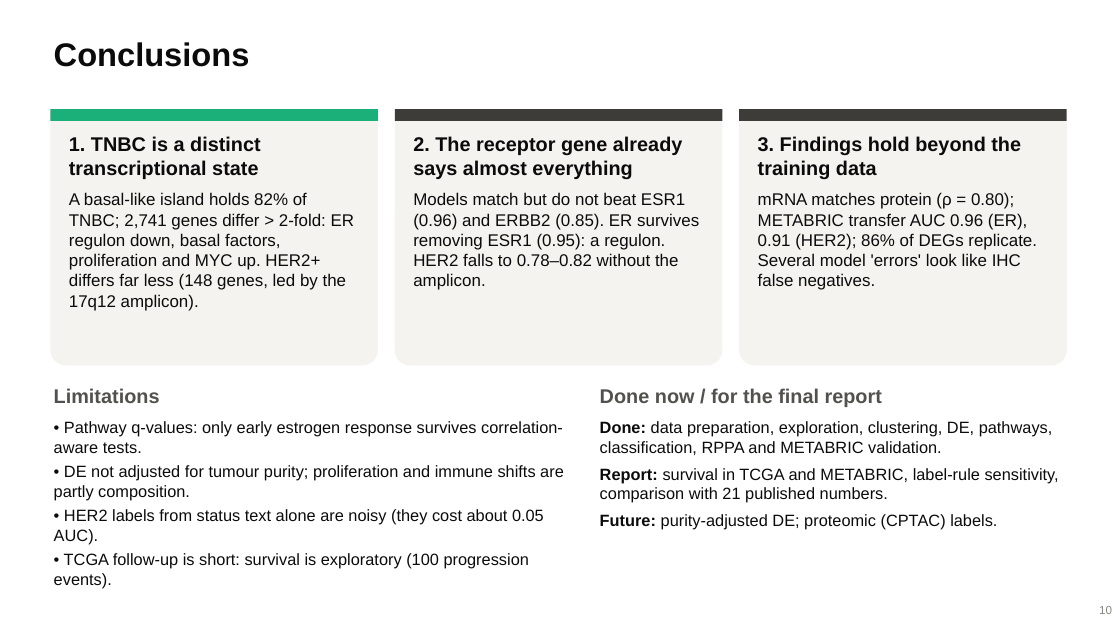
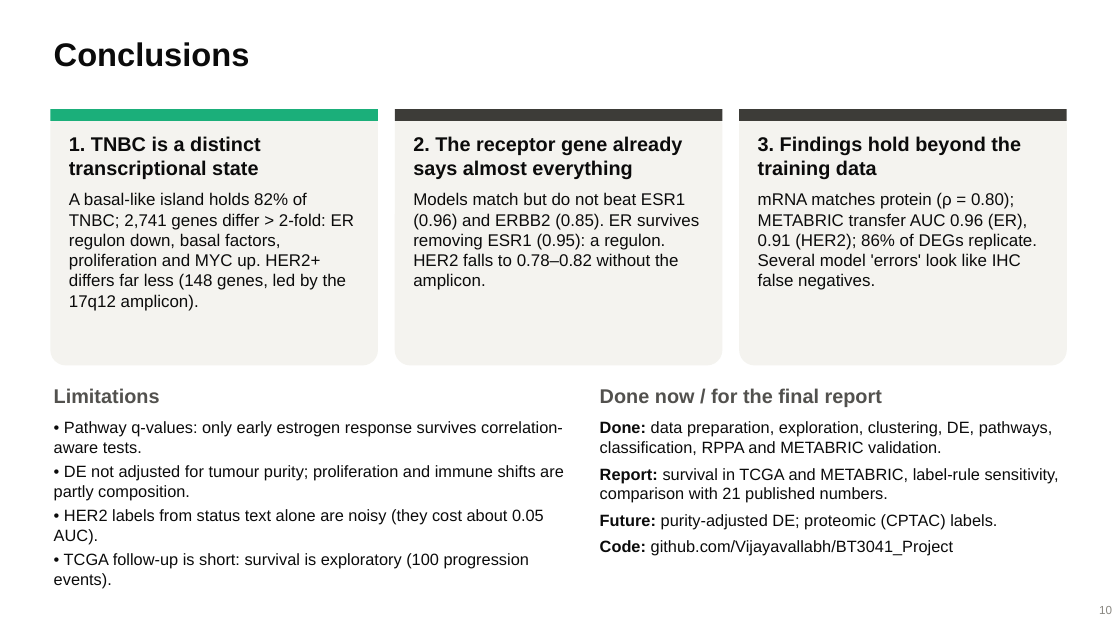
Before and after one commit to Vijayavallabh/BT3041_Project, a slide deck: slide 10 of step4_slides/BT3041_talk.pptx. Drawn at 1120x630 pixels with LibreOffice and Linux fonts; fonts in the diff are those of the drawing. Boxes give left, top, right and bottom in pixels: in the first picture for what was removed or moved away, otherwise in the second. Text is boxed around its words. In the diff, an @@ line names an element or a change of style, - is before the commit and + after.

Commit message:
Add repository link to report and slides; reword AI-use statement
Report: code link in 'Data and code availability' (AI logs stay in the private supplement). Slides: repo link on the title and closing slides. Q&A sheet and READMEs point to the repo.

```diff
--- a/step4_slides/BT3041_talk.pptx
+++ b/step4_slides/BT3041_talk.pptx
@@ text at [600,540,953,556]: paragraph added @@
+Code: github.com/Vijayavallabh/BT3041_Project
```
Also in this commit, not shown: 1 other slide changed, 9 other files.
